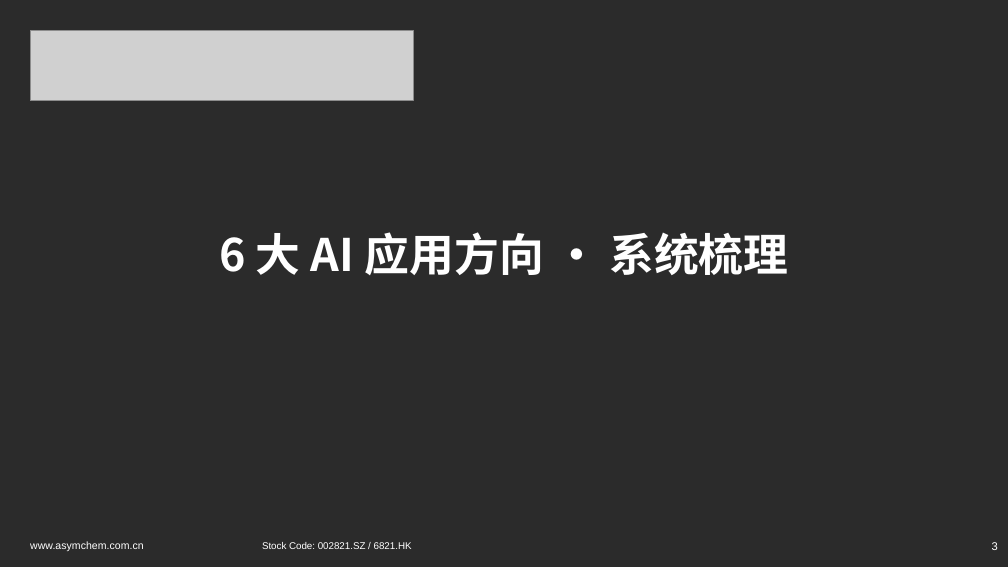
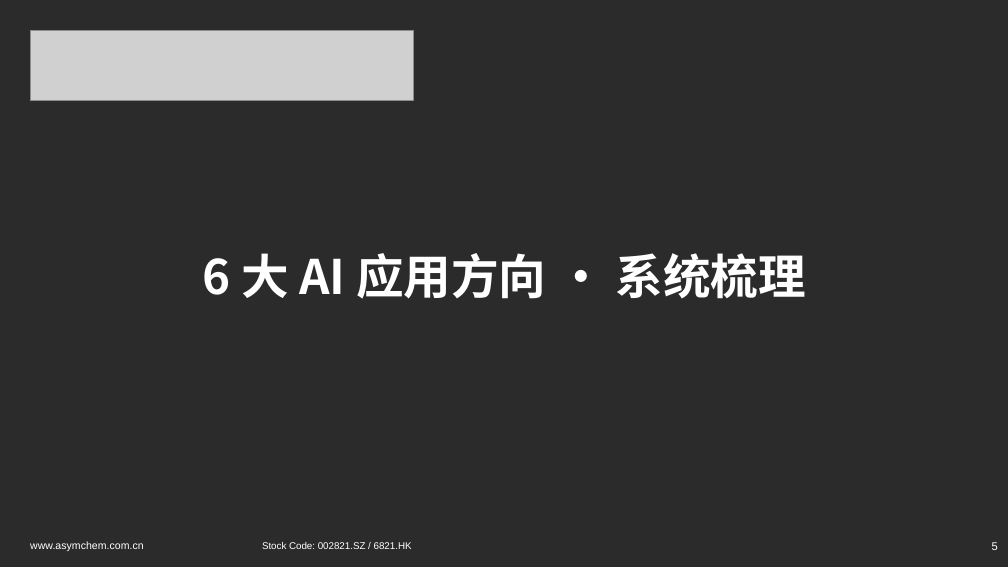
Before and after one commit to peterli0913/PML, a slide deck: slide 5 of AI_推进汇报_2026上半年.pptx (slide 3 before the commit). Drawn at 1008x567 pixels with LibreOffice and Linux fonts; fonts in the diff are those of the drawing; grey boxes stand for pictures; background and template pictures are left out; a plain dark background stands for a picture behind light text. Boxes give left, top, right and bottom in pixels: in the first picture for what was removed or moved away, otherwise in the second. Text is boxed around its words. In the diff, an @@ line names an element or a change of style, - is before the commit and + after.

```diff
--- a/AI_推进汇报_2026上半年.pptx
+++ b/AI_推进汇报_2026上半年.pptx
@@ text "6 大 AI 应用方向 · ...": place and size @@
-text "6 大 AI 应用方向 · ..." at box(219, 232, 788, 275)
+text "6 大 AI 应用方向 · ..." at box(202, 253, 806, 299)
@@ text "6 大 AI 应用方向 · ..." at box(202, 253, 806, 299): size 32 to 34 pt @@
@@ text at box(992, 542, 998, 550): text changed @@
-3
+5
```
Also in this commit, not shown: 7 other slides changed, 3 slides added, 1 other file.
